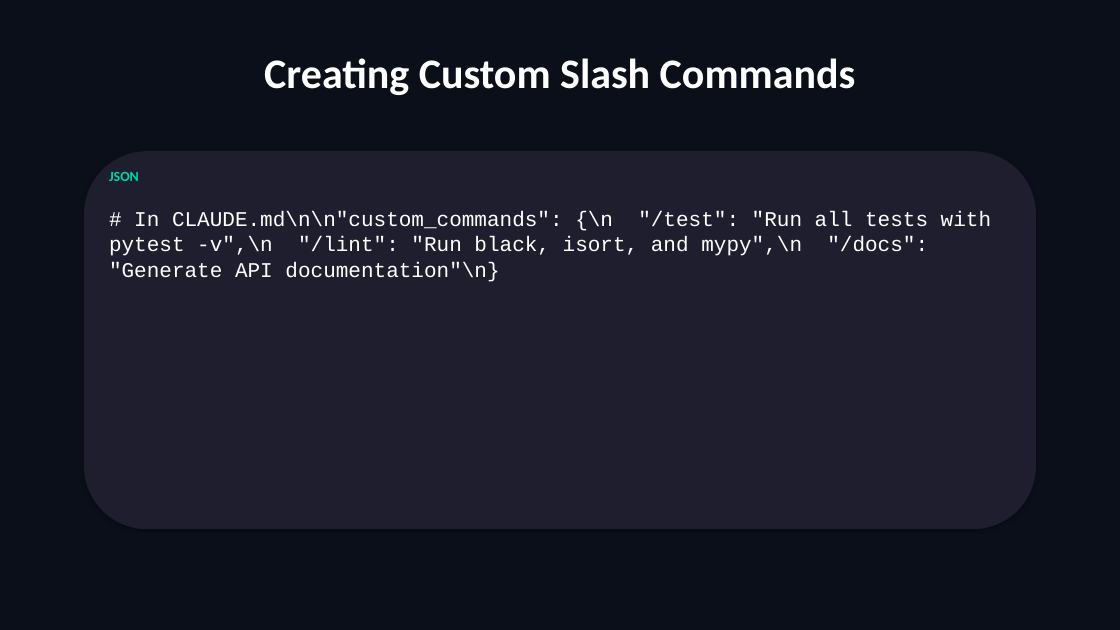
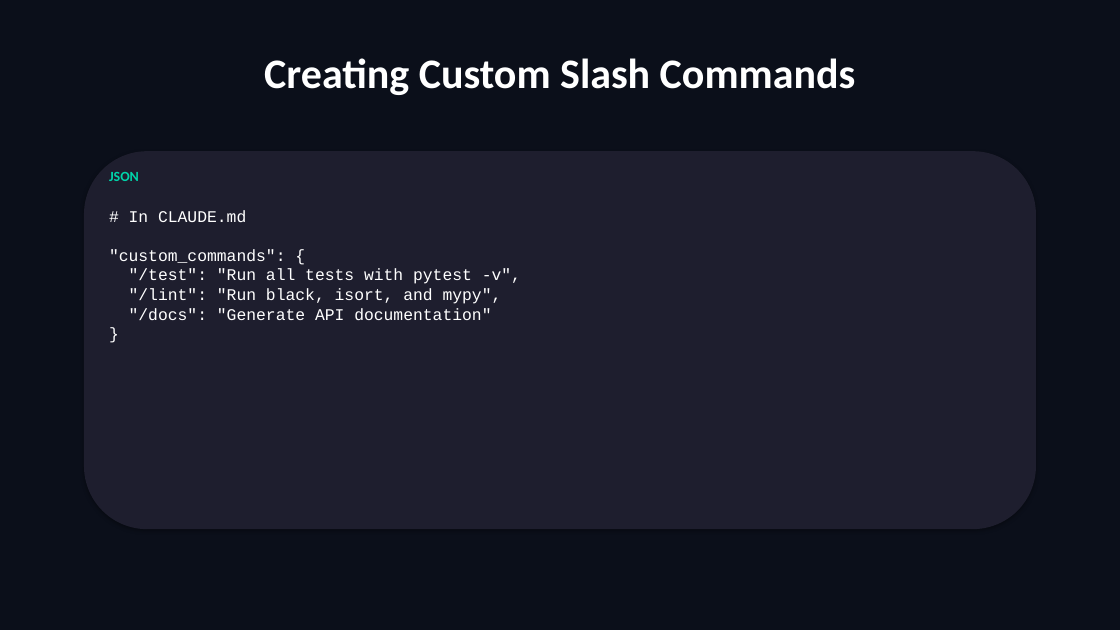
Before and after one commit to scottrhay/AIA-ClaudeCopilot, a slide deck: slide 62 of slides/Day2_Claude_Code_Fundamentals.pptx (slide 59 before the commit). Drawn at 1120x630 pixels with LibreOffice and Linux fonts; fonts in the diff are those of the drawing. Boxes give left, top, right and bottom in pixels: in the first picture for what was removed or moved away, otherwise in the second. Text is boxed around its words. In the diff, an @@ line names an element or a change of style, - is before the commit and + after.

Commit message:
fix: regenerate Day 2 — fix code wrap, section dividers, empty slides
Root cause: code handler had word_wrap=False causing wrap=none in XML,
making all code text extend off-screen. Fixed to word_wrap=True.
Section dividers now show subtitles. All 117 slides populated.

```diff
--- a/slides/Day2_Claude_Code_Fundamentals.pptx
+++ b/slides/Day2_Claude_Code_Fundamentals.pptx
@@ text at <box>109,210,521,320</box>: text changed; size 18 to 14 pt @@
-# In CLAUDE.md\n\n"custom_commands": {\n "/test": "Run all tests with pytest -v",\n "/lint": "Run black, isort, and mypy",\n "/docs": "Generate API documentation"\n}
+# In CLAUDE.md
+"custom_commands": {
+"/test": "Run all tests with pytest -v",
+"/lint": "Run black, isort, and mypy",
+"/docs": "Generate API documentation"
+}
```
Also in this commit, not shown: 34 other slides changed, 51 slides added, 48 slides removed.
